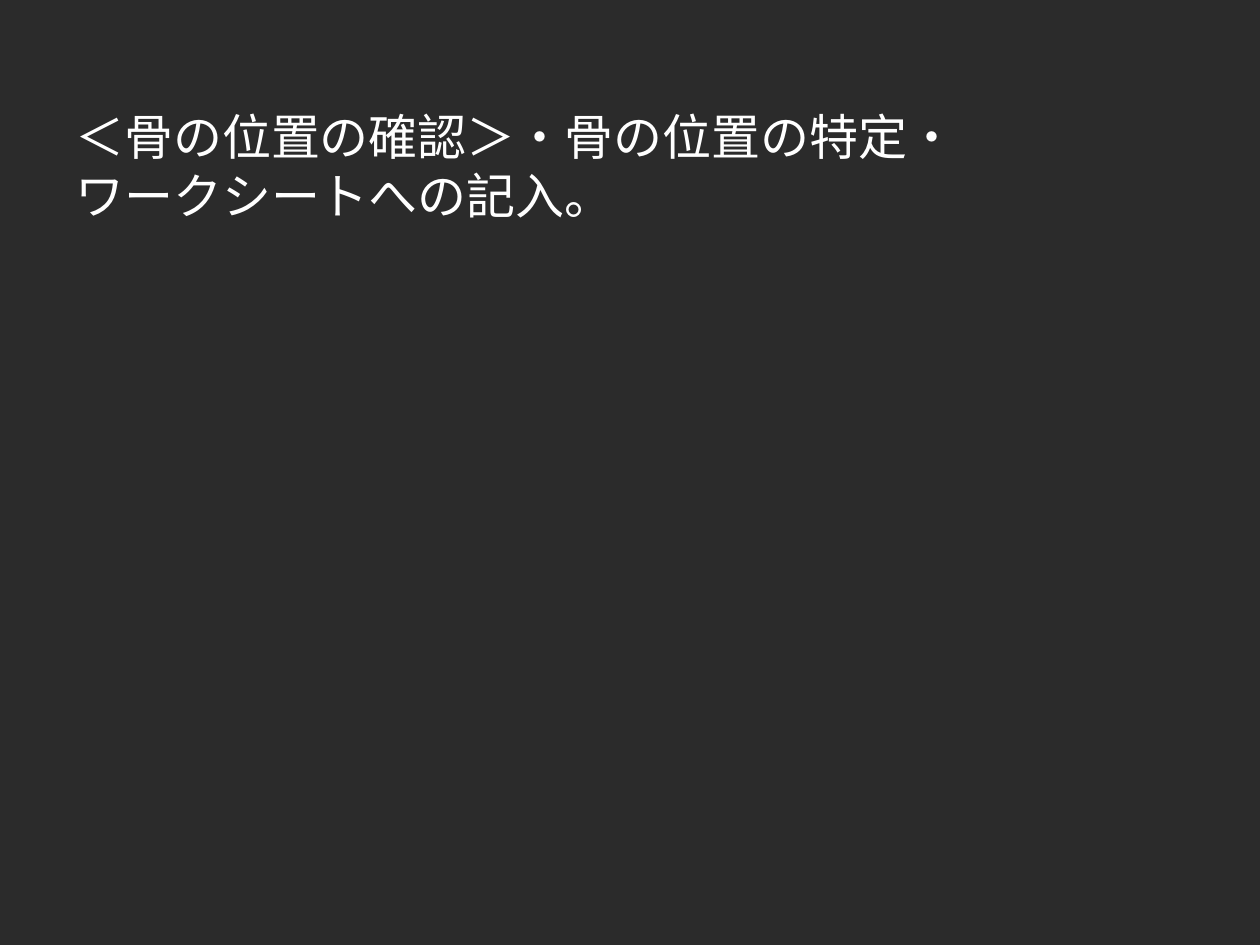
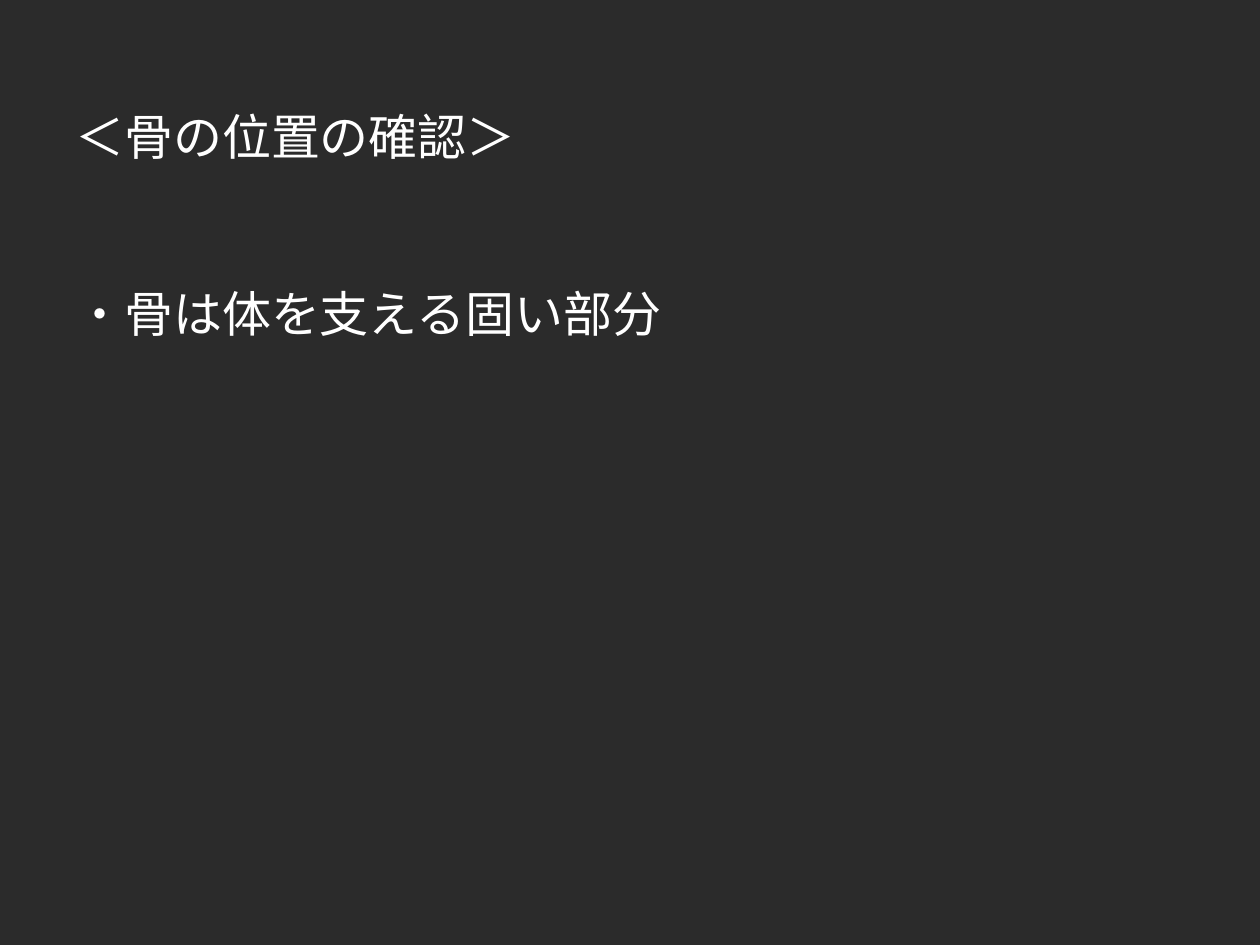
Before and after one commit to moriten0318/AITeacher_python, a slide deck: slide 5 of test_presentation.pptx. Drawn at 1260x945 pixels with LibreOffice and Linux fonts; fonts in the diff are those of the drawing; background and template pictures are left out; a plain dark background stands for a picture behind light text. Boxes give left, top, right and bottom in pixels: in the first picture for what was removed or moved away, otherwise in the second. Text is boxed around its words. In the diff, an @@ line names an element or a change of style, - is before the commit and + after.

```diff
--- a/test_presentation.pptx
+++ b/test_presentation.pptx
@@ text at box(75, 113, 661, 336): text changed @@
-＜骨の位置の確認＞・骨の位置の特定・
-ワークシートへの記入。
+＜骨の位置の確認＞
+・骨は体を支える固い部分
```
Also in this commit, not shown: 6 other slides changed, 1 slide added, 54 other files.
